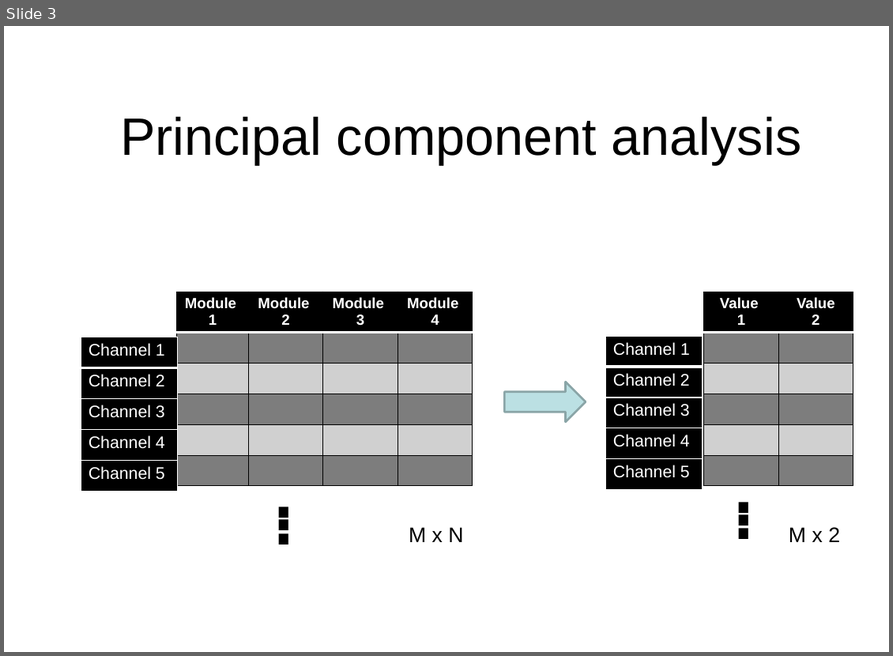
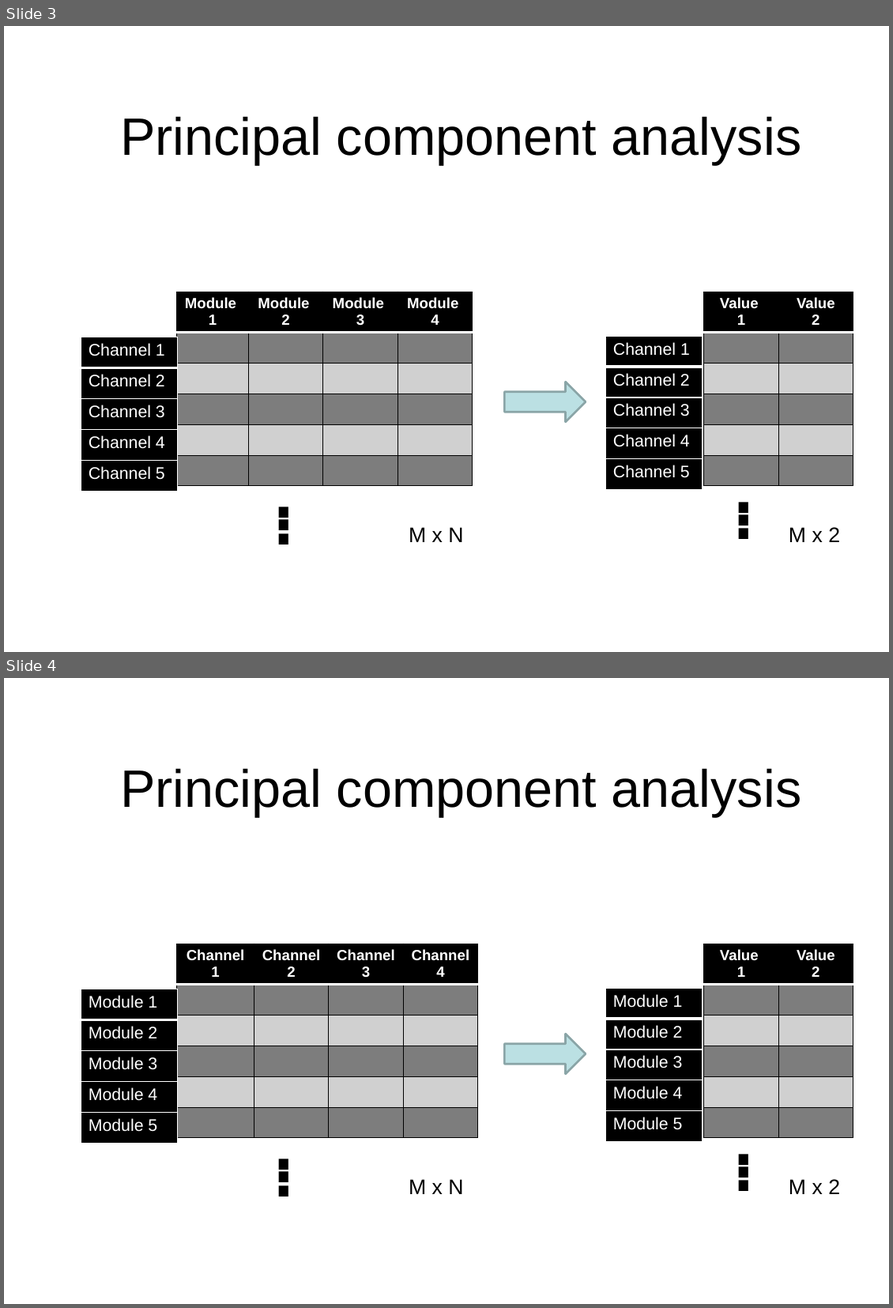
Before and after one commit to Czerwooonka/pracaMagisterska-WizualizacjaDanych, a slide deck: Prezentacja.pptx. Shown one above the other, each under a label of ours: slide 3 before the commit, slides 3 and 4 after it. The pictures are 893x656 and 893x1308 pixels, drawn with LibreOffice and Linux fonts; fonts in the diff are those of the drawing; background and template pictures are left out. Boxes give left, top, right and bottom in pixels: in the first picture for what was removed or moved away, otherwise in the second. Text is boxed around its words. In the diff, an @@ line names an element or a change of style, - is before the commit and + after.

```diff
--- a/Prezentacja.pptx
+++ b/Prezentacja.pptx
@@ slide 4 added at bbox=[4, 678, 889, 1304], background picture (left out) @@
@@ title added at bbox=[120, 768, 802, 816], 50 pt, text #000000 @@
+Principal component analysis
@@ table added at bbox=[177, 944, 476, 1140], 6 rows, 4 columns @@
+Channel / 1 | Channel / 2 | Channel / 3 | Channel / 4
+ |  |  | 
+ |  |  | 
+ |  |  | 
+ |  |  | 
+ |  |  | 
@@ table added at bbox=[704, 944, 852, 1140], 6 rows, 2 columns @@
+Value / 1 | Value / 2
+ | 
+ | 
+ | 
+ | 
+ | 
@@ table added at bbox=[81, 989, 178, 1143], 5 rows, 1 columns @@
+Module 1
+Module 2
+Module 3
+Module 4
+Module 5
@@ table added at bbox=[605, 988, 702, 1142], 5 rows, 1 columns @@
+Module 1
+Module 2
+Module 3
+Module 4
+Module 5
@@ right arrow added at bbox=[505, 1034, 585, 1075], fill #BBE0E3, outline #8AA6A8 2 pt @@
@@ text added at bbox=[262, 1065, 307, 1195], 96 pt, text #000000 @@
+.
@@ text added at bbox=[262, 1078, 307, 1208], 96 pt, text #000000 @@
+.
@@ text added at bbox=[722, 1060, 766, 1191], 96 pt, text #000000 @@
+.
@@ text added at bbox=[722, 1073, 766, 1203], 96 pt, text #000000 @@
+.
@@ text added at bbox=[262, 1092, 307, 1222], 96 pt, text #000000 @@
+.
@@ text added at bbox=[722, 1087, 766, 1218], 96 pt, text #000000 @@
+.
@@ text added at bbox=[408, 1179, 463, 1194], 20 pt, text #000000 @@
+M x N
@@ text added at bbox=[788, 1179, 840, 1194], 20 pt, text #000000 @@
+M x 2
```
Also in this commit, not shown: 10 other files.
